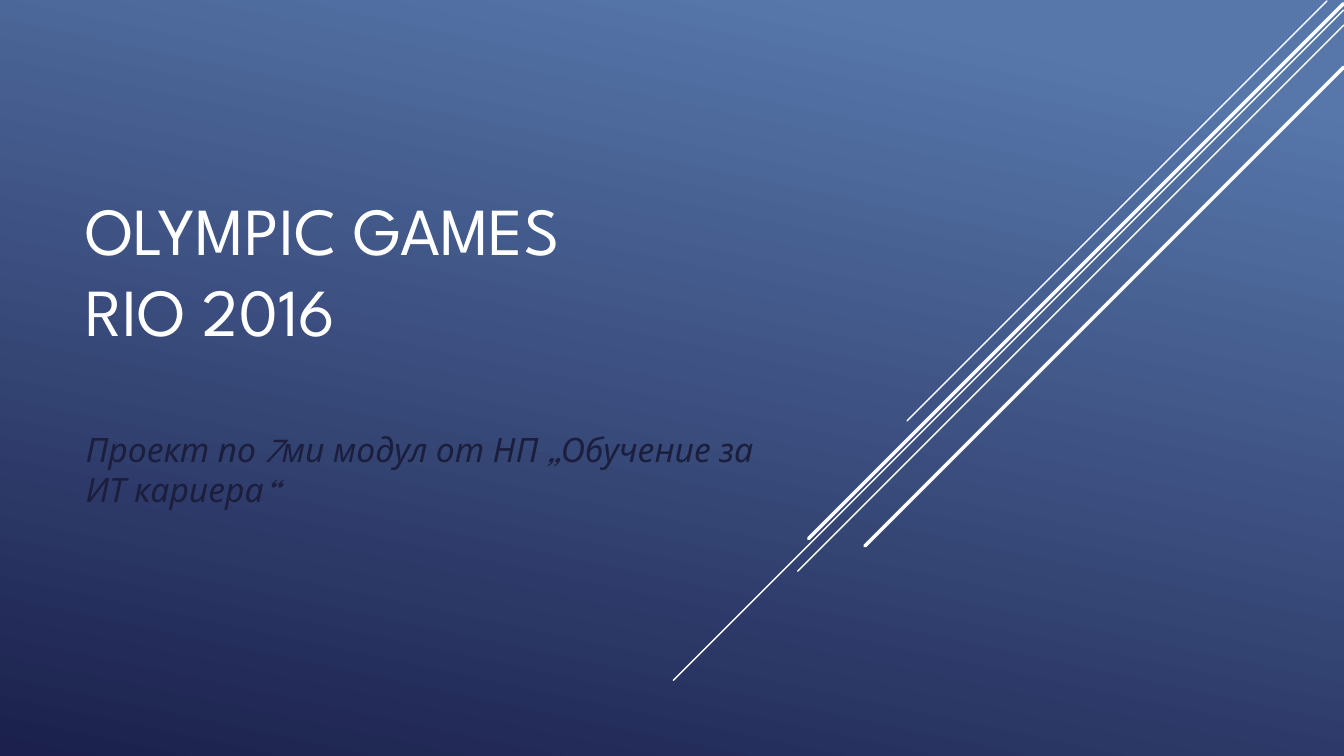
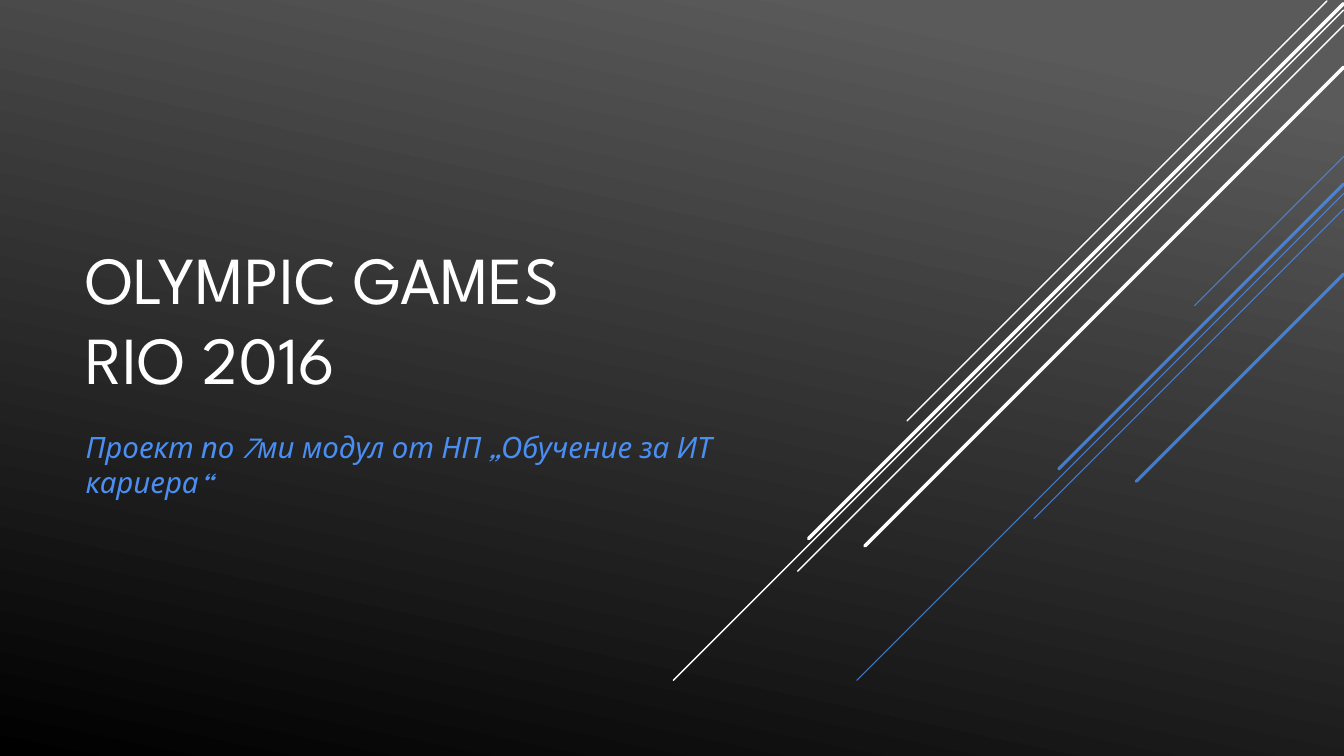
Before and after one commit to nadya02/Olympiad-Project, a slide deck: slide 1 of OlympicGames.pptx. Drawn at 1344x756 pixels with LibreOffice and Linux fonts; fonts in the diff are those of the drawing. Boxes give left, top, right and bottom in pixels: in the first picture for what was removed or moved away, otherwise in the second. Text is boxed around its words. In the diff, an @@ line names an element or a change of style, - is before the commit and + after.

```diff
--- a/OlympicGames.pptx
+++ b/OlympicGames.pptx
@@ background gradient #5877AB to #1C204D to gradient #5B5B5B to #000000 @@
@@ title "OLYMPIC GAMES RIO 2016": place and size @@
-title "OLYMPIC GAMES RIO 2016" at [86,210,559,337]
+title "OLYMPIC GAMES RIO 2016" at [86,259,559,385]
@@ title "OLYMPIC GAMES RIO 2016" at [86,259,559,385]: vertical alignment middle to bottom @@
@@ group added at [857,156,1344,681]: 5 lines @@
@@ subtitle "Проект по 7ми модул от ..." at [86,435,712,500]: size 24 to 21 pt, text colour #1B1E3E to #4A8EF2 @@
```
Also in this commit, not shown: 3 other slides changed.
